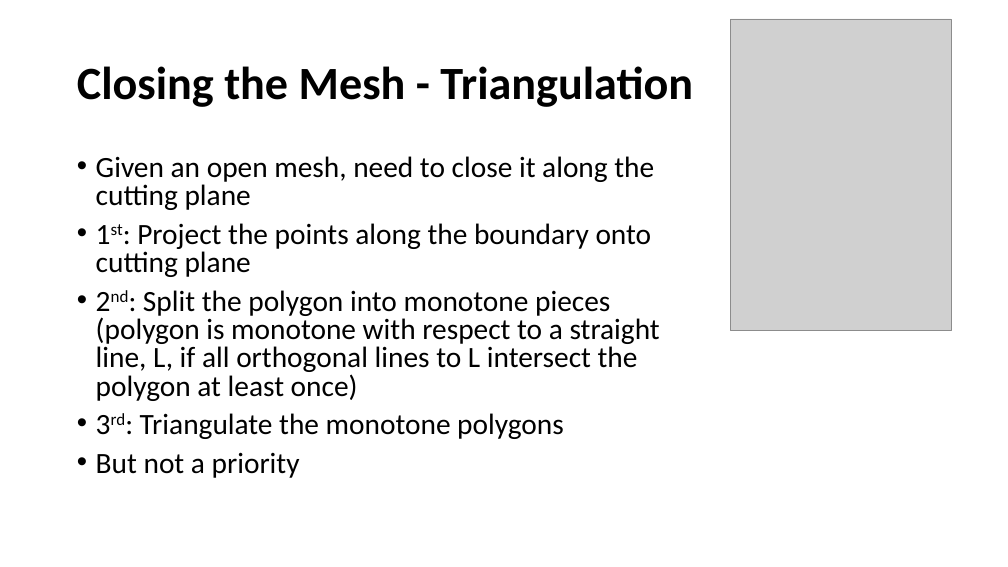
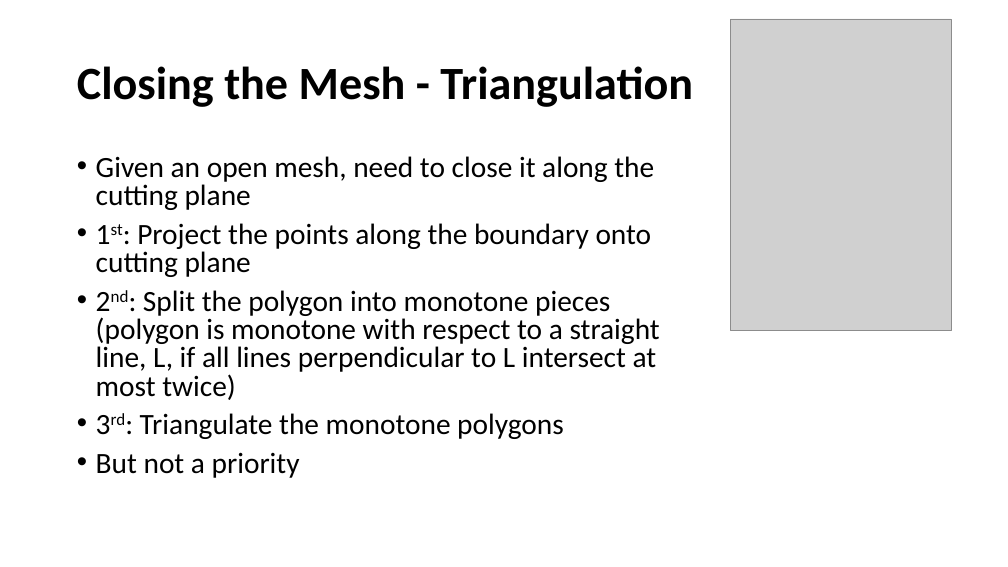
Before and after one commit to JasonKraft/acg_final, a slide deck: slide 10 of presentation/Presentation.pptx. Drawn at 1008x567 pixels with LibreOffice and Linux fonts; fonts in the diff are those of the drawing; grey boxes stand for pictures. Boxes give left, top, right and bottom in pixels: in the first picture for what was removed or moved away, otherwise in the second. Text is boxed around its words. In the diff, an @@ line names an element or a change of style, - is before the commit and + after.

Commit message:
edited presentation

```diff
--- a/presentation/Presentation.pptx
+++ b/presentation/Presentation.pptx
@@ text at <box>96,290,660,400</box>: text changed @@
-• 2nd: Split the polygon into monotone pieces (polygon is monotone with respect to a straight line, L, if all orthogonal lines to L intersect the polygon at least once)
+• 2nd: Split the polygon into monotone pieces (polygon is monotone with respect to a straight line, L, if all lines perpendicular to L intersect at most twice)
```
